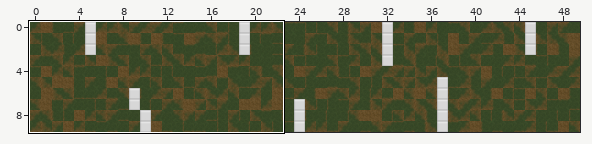
Tiled map -- tank-wars-2020-master/assets/tanks/TileMap.tmx. The first picture is a wide view before the edit; the outline marks the close-up.
Close-up. Earlier state:
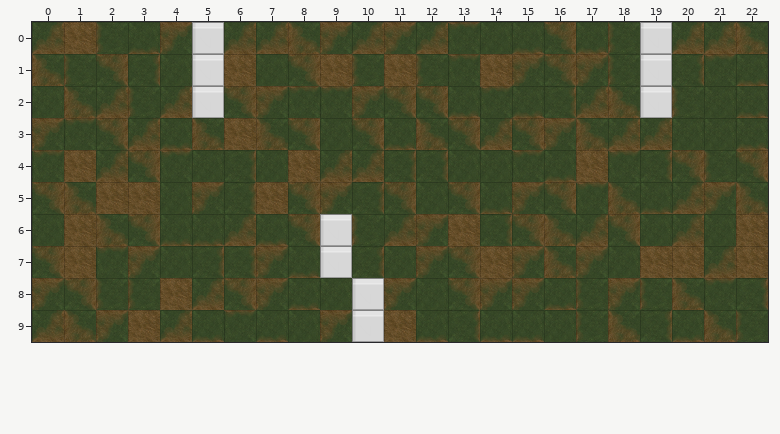
Cells are 64x64 px. Shown: x 0..22, y 0..9.
After the commit:
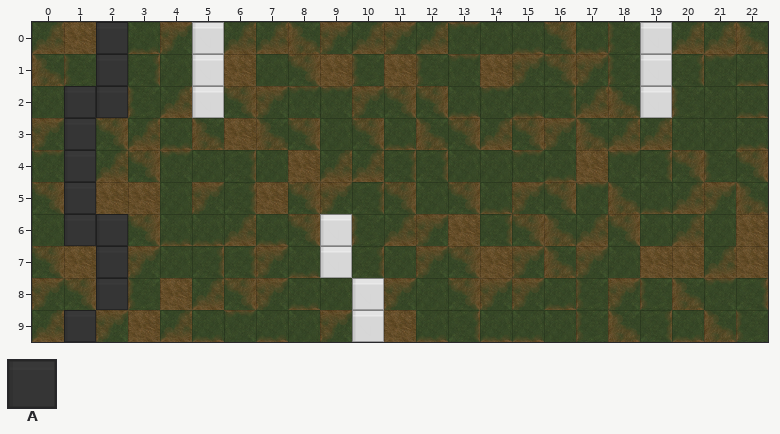
Key: from "landscape2-tileset": A 0.
_ is an empty cell.
Tiles of an added or newly shown layer are drawn over the layers below it.
The exact change:
Layer "wall" (added):
The author put tile A in rows 0 to 1 at x 2; in row 2 at x 1 to 2; in rows 3 to 5 at x 1; in row 6 at x 1 to 2; in rows 7 to 8 at x 2; in row 9 at x 1.
Changed places in both close-ups, as pixel boxes (x1, y1, x2, y2):
added: (64, 22, 128, 342)
